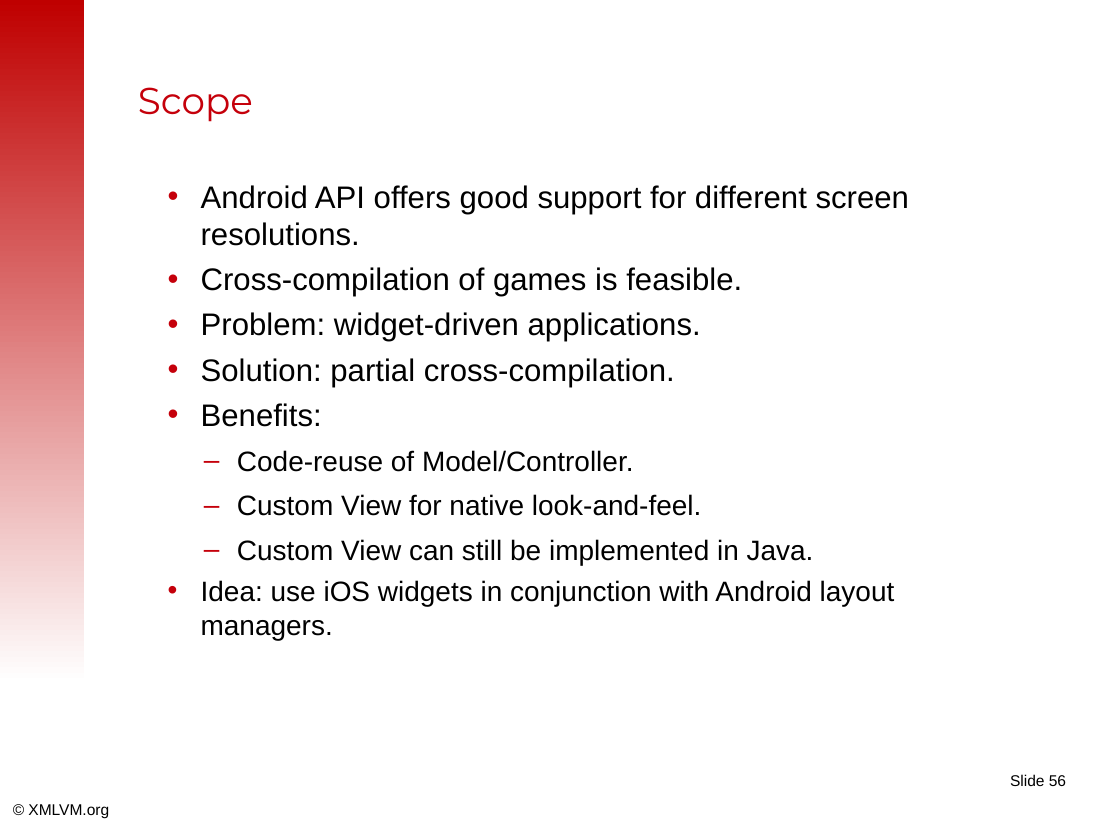
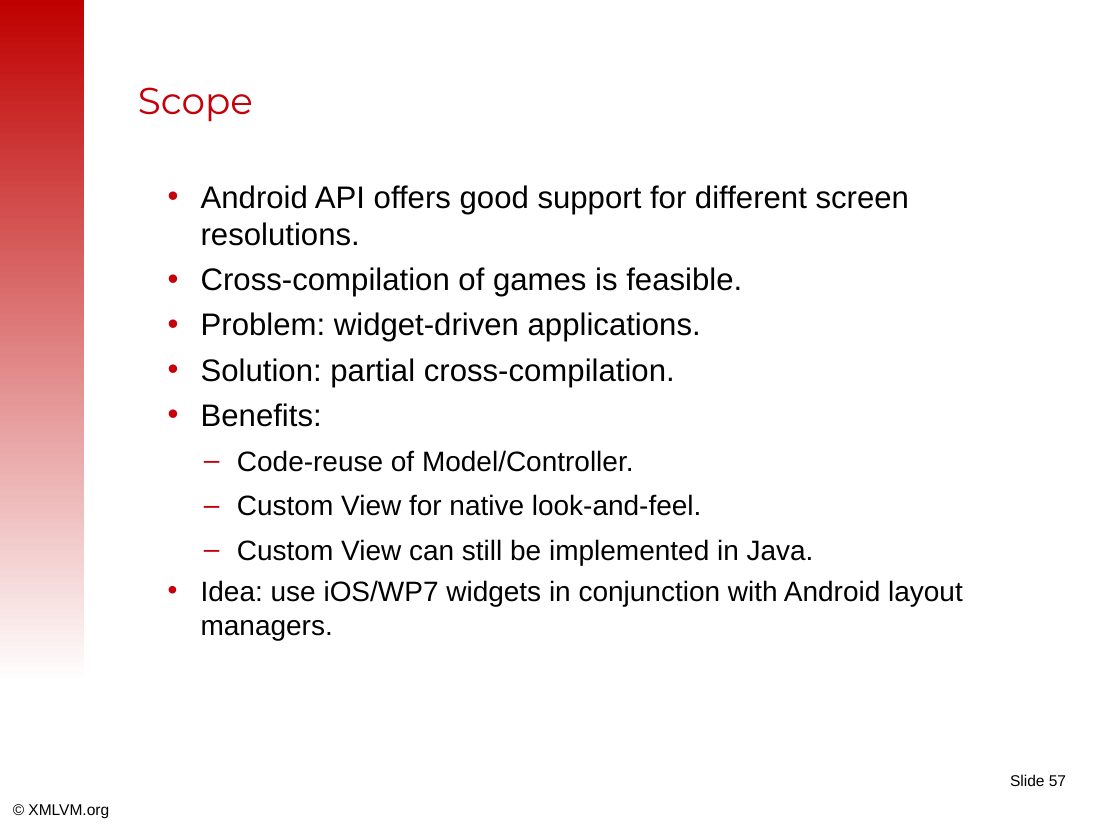
Before and after one commit to tisoft/xmlvm, a slide deck: slide 57 of doc/slides/android2iphone-master.odp (slide 56 before the commit). Drawn at 1120x840 pixels with LibreOffice and Linux fonts; fonts in the diff are those of the drawing; background and template pictures are left out. Boxes give left, top, right and bottom in pixels: in the first picture for what was removed or moved away, otherwise in the second. Text is boxed around its words. In the diff, an @@ line names an element or a change of style, - is before the commit and + after.

```diff
--- a/doc/slides/android2iphone-master.odp
+++ b/doc/slides/android2iphone-master.odp
@@ text at box(201, 580, 963, 640): text changed @@
-• Idea: use iOS widgets in conjunction with Android layout managers.
+• Idea: use iOS/WP7 widgets in conjunction with Android layout managers.
@@ page number at box(1010, 774, 1066, 786): text changed @@
-Slide 56
+Slide 57
```
Also in this commit, not shown: 20 other slides changed, 4 slides added, 1 slide removed.
